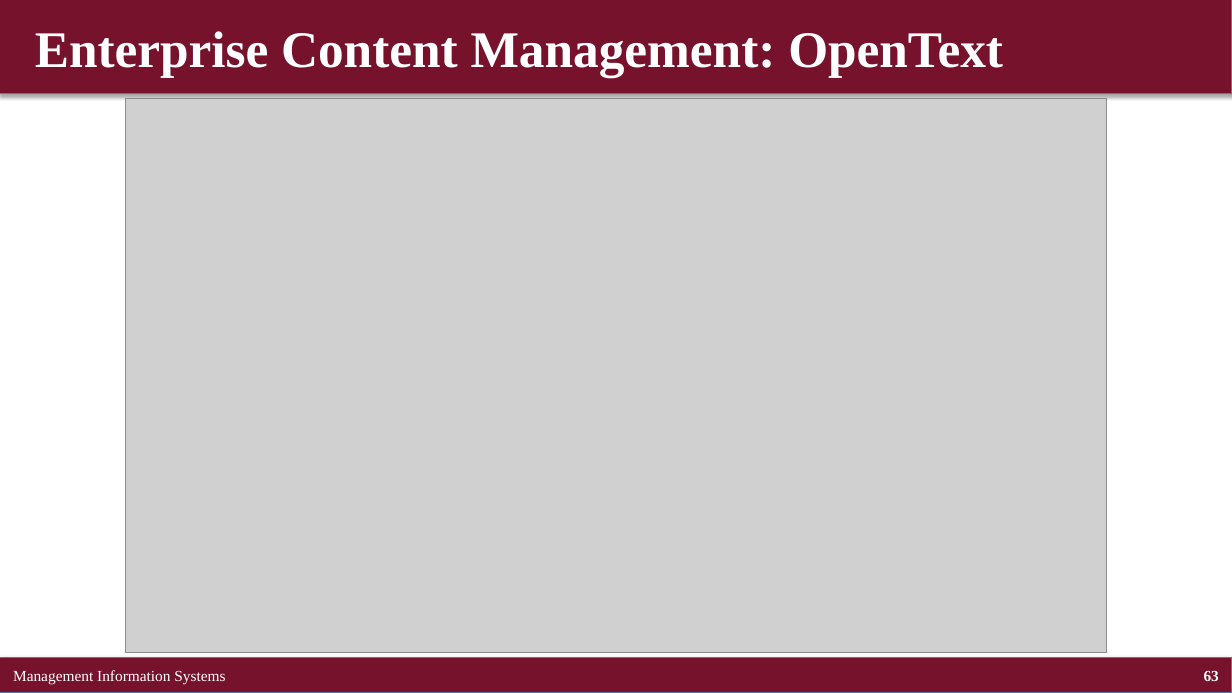
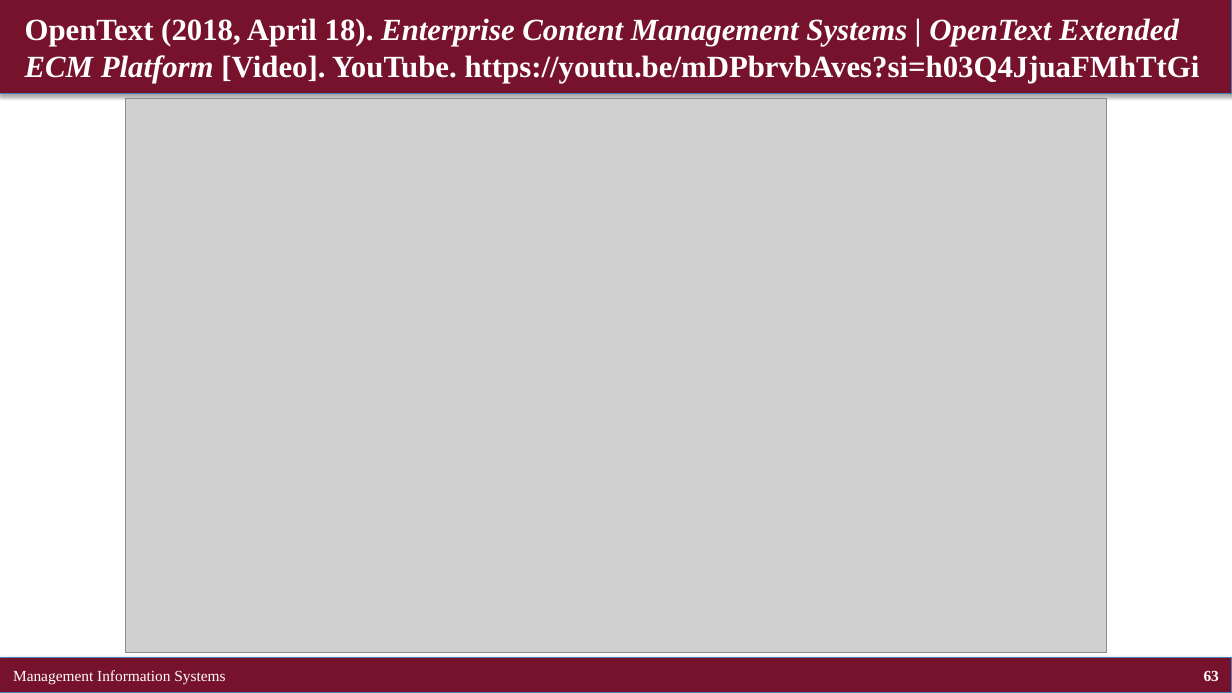
Before and after one commit to brianhwpark/brianhwpark.github.io, a slide deck: slide 63 of files/teaching-resources/concordiacollege-busn-315/busn-315-lecture-note/busn315-ch02.pptx. Drawn at 1232x693 pixels with LibreOffice and Linux fonts; fonts in the diff are those of the drawing; grey boxes stand for pictures. Boxes give left, top, right and bottom in pixels: in the first picture for what was removed or moved away, otherwise in the second. Text is boxed around its words. In the diff, an @@ line names an element or a change of style, - is before the commit and + after.

```diff
--- a/files/teaching-resources/concordiacollege-busn-315/busn-315-lecture-note/busn315-ch02.pptx
+++ b/files/teaching-resources/concordiacollege-busn-315/busn-315-lecture-note/busn315-ch02.pptx
@@ title at <box>25,18,1200,83</box>: text changed; size 40 to 24 pt @@
-Enterprise Content Management: OpenText
+OpenText (2018, April 18). Enterprise Content Management Systems | OpenText Extended
+ECM Platform [Video]. YouTube. https://youtu.be/mDPbrvbAves?si=h03Q4JjuaFMhTtGi
```
Also in this commit, not shown: 6 other slides changed, 9 other files.
